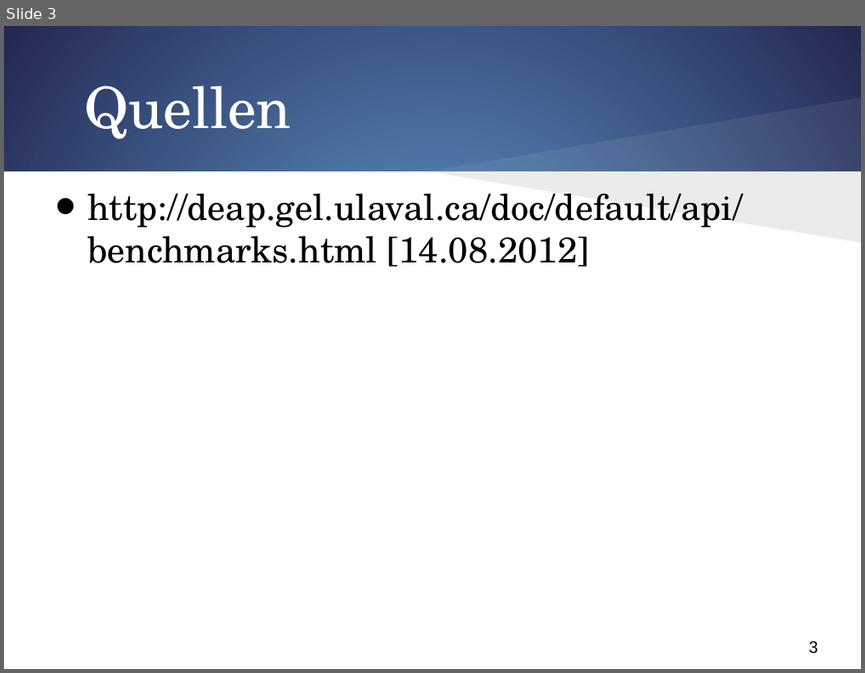
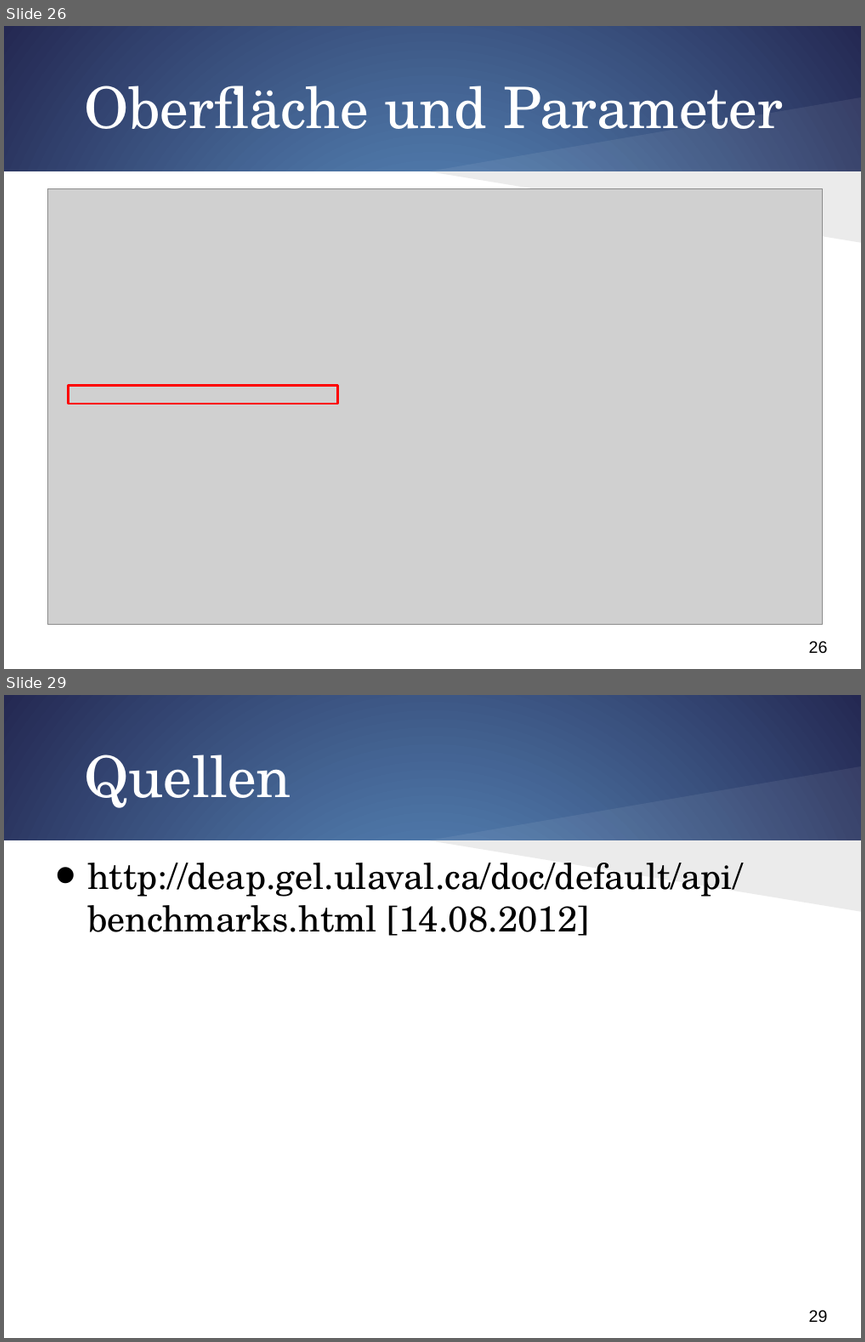
Before and after one commit to FalkoHilbert/evolotionaere-algorithmen, a slide deck: evolotionaereAlgorithmen/trunk/SystemOfEquations/Ergebnisse/Präsi/UI.pptx. Shown one above the other, each under a label of ours: slide 3 before the commit, slides 26 and 29 after it; the slides between them are not shown. The pictures are 865x673 and 865x1342 pixels, drawn with LibreOffice and Linux fonts; fonts in the diff are those of the drawing; grey boxes stand for pictures. Boxes give left, top, right and bottom in pixels: in the first picture for what was removed or moved away, otherwise in the second. Text is boxed around its words. In the diff, an @@ line names an element or a change of style, - is before the commit and + after.

Commit message:
Präsi: GUI und Parameter drin

```diff
--- a/evolotionaereAlgorithmen/trunk/SystemOfEquations/Ergebnisse/Präsi/UI.pptx
+++ b/evolotionaereAlgorithmen/trunk/SystemOfEquations/Ergebnisse/Präsi/UI.pptx
@@ slide 26 added at [4, 26, 861, 669], background gradient #629DD1 to #242852; not listed: 4 template elements that a slide beside it also shows @@
@@ title added at [84, 86, 783, 129], 48 pt, text #FFFFFF @@
+Oberfläche und Parameter
@@ picture added at [47, 189, 822, 624] @@
@@ rectangle added at [69, 385, 338, 403], outline #FF0000 2 pt @@
@@ what was slide 3 is now slide 29 @@
@@ page number at [809, 1310, 828, 1322]: text changed @@
-3
+29
```
Also in this commit, not shown: 25 other slides added, 3 other files.
